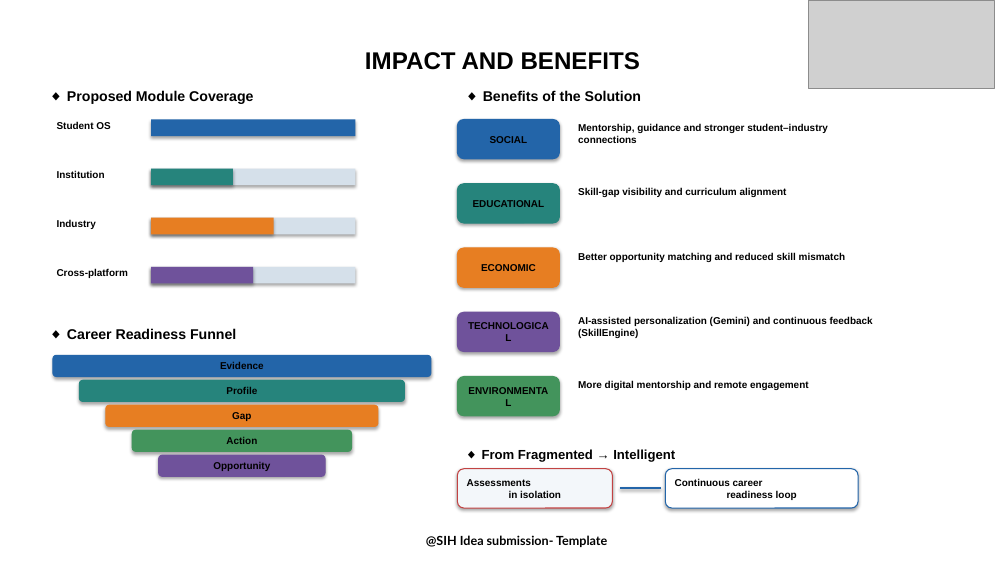
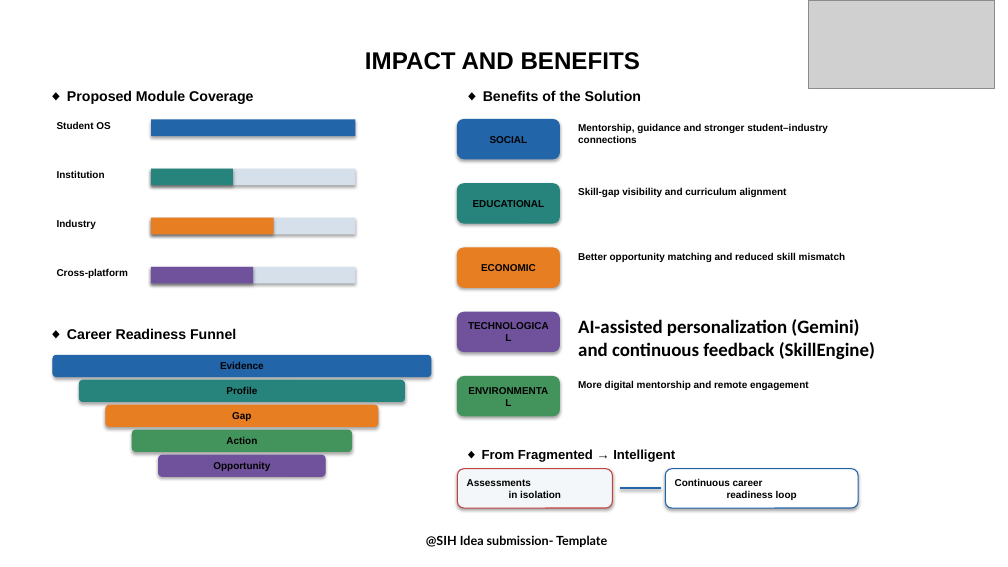
Before and after one commit to satvik0160/Hackathon-Project, a slide deck: slide 5 of SIH_Final_PPT.pptx. Drawn at 1008x567 pixels with LibreOffice and Linux fonts; fonts in the diff are those of the drawing; grey boxes stand for pictures. Boxes give left, top, right and bottom in pixels: in the first picture for what was removed or moved away, otherwise in the second. Text is boxed around its words. In the diff, an @@ line names an element or a change of style, - is before the commit and + after.

```diff
--- a/SIH_Final_PPT.pptx
+++ b/SIH_Final_PPT.pptx
@@ text "AI-assisted personalization (Gemini) and continuous ..." at box(578, 319, 875, 360): size 9.5 to 18 pt, font Arial to Calibri @@
```
Also in this commit, not shown: 2 other slides changed, 1 slide added.
